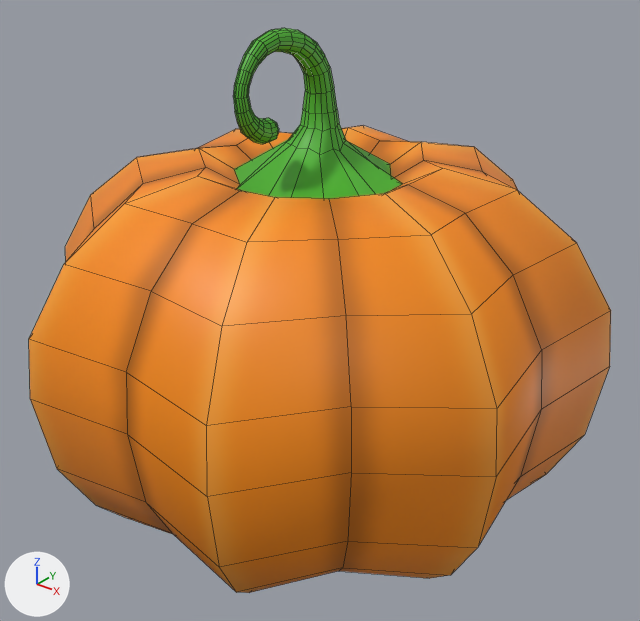
Renders of the FBX model Assets/Models/Stage Objects/Halloween/jackolantern.fbx from each side of a commit.
Before and after are seen from a camera (50 mm lens) standing at (9.29, 1.11, 0.88) and looking at (7.54, 3.29, -0.47). The axes (+X, +Y, +Z) are drawn at lower left. The lights are the same throughout. Mesh edges are drawn as thin lines. Where no turn or scale is listed for an object, it has been applied to the vertices.

Names of what the first picture shows: 'Pumpkin'.
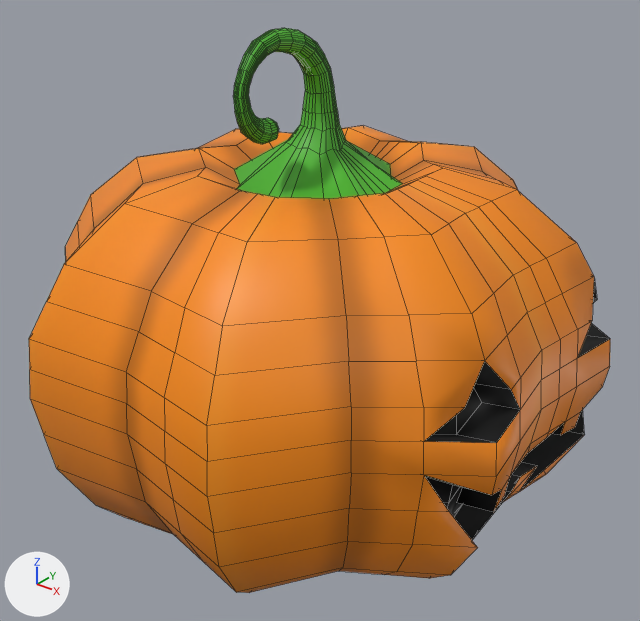
The newer file is also rescaled (x1.03), turned or shifted as a whole; pictures and numbers use the older file's frame.

Pixel boxes [x1, y1, x2, y2] of what changed, in the pictures (640 x 621 px):
'Pumpkin', reshaped
    before: [29, 28, 611, 593]
    after: [29, 28, 610, 593]
part 1 of me_circle, built on
    before: [346, 243, 611, 477]
    after: [29, 28, 610, 578]
part 2 of me_circle, recoloured
    both: [58, 30, 518, 543]

Edits to the bpy script that builds the scene:
```text
Add img_jackolantern_png:
    img_jackolantern_png = load_image('JackoLantern.png', 'JackoLantern.png', 562, 562, 'sRGB')
Add mat_material_002:
    mat_material_002 = principled_material('Material.002')
    mat_material_002.texture = img_jackolantern_png  # with its transparency
Change me_circle:
    used by ob_pumpkin; location = (7.504, 3.329, -0.373)
    remove me_circle.from_pydata(...)  # 546 vertices, 552 faces; spans x -0.93..0.93, y -0.94..0.93, z -0.85..0.86
    add me_circle.from_pydata(...)  # 949 vertices, 967 faces; spans x -0.93..0.93, y -0.94..0.93, z -0.85..0.86
    me_circle part 1: 2 vertices removed from x 0.91, y -0.38..0.37, z 0.01; 405 vertices added at x -0.92..0.92, y -0.93..0.92, z -0.84..0.86
    me_circle part 2: 314 faces spanning x -0.89..0.59, y -0.9..0.89, z -0.85..0.86 switch from mat_material_001 (picture img_pumpkin_png) to mat_material_002 (picture img_jackolantern_png)
```
